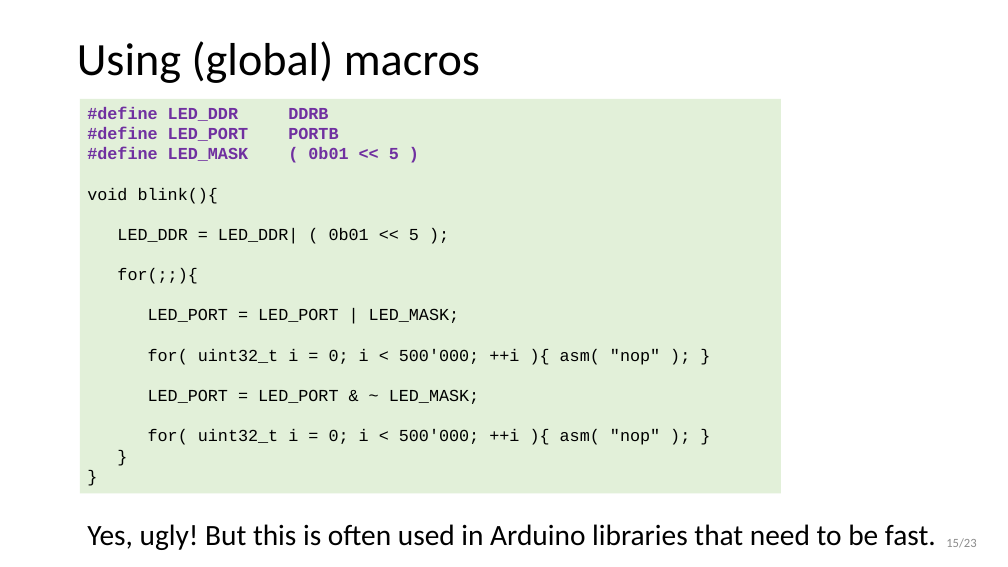
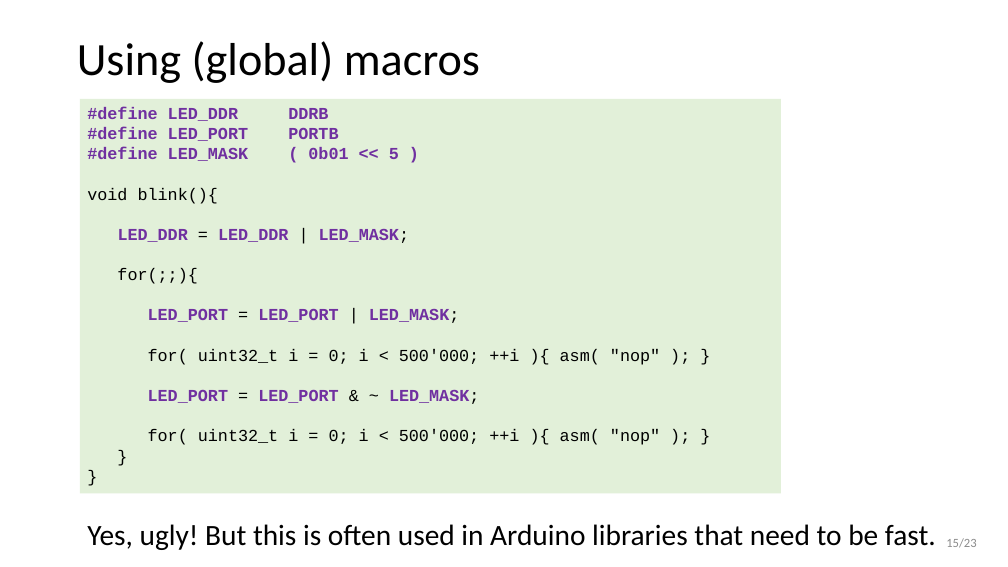
Before and after one commit to wovo/talk-gpio-abstractions, a slide deck: slide 15 of powerpoint/gpio-abstractions.pptx. Drawn at 1008x567 pixels with LibreOffice and Linux fonts; fonts in the diff are those of the drawing. Boxes give left, top, right and bottom in pixels: in the first picture for what was removed or moved away, otherwise in the second. Text is boxed around its words. In the diff, an @@ line names an element or a change of style, - is before the commit and + after.

```diff
--- a/powerpoint/gpio-abstractions.pptx
+++ b/powerpoint/gpio-abstractions.pptx
@@ text in rectangle at <box>118,229,410,243</box>: text changed; text colour #000000 to #7030A0; bold on @@
-LED_DDR = LED_DDR| ( 0b01 << 5 );
+LED_DDR = LED_DDR | LED_MASK;
@@ text in rectangle at <box>148,309,480,404</box>: text colour #000000 to #7030A0, bold on in "LED_PORT LED_PORT LED_MASK;", "LED_PORT LED_PORT LED_MASK;" @@
```
Also in this commit, not shown: 11 other slides changed, 1 slide added.
